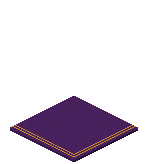
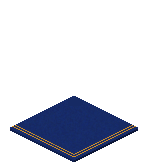
Layer changes from the first (148, 164) image to the second:
pixels changed over [left=10, top=96, right=138, bottom=162] (layer not identified)
